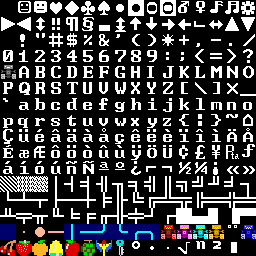
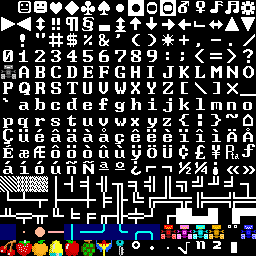
Layered file, before and after one edit (256x256). Changes by layer:
renamed "Pasted Layer" to "key", painted on it over [116, 240, 124, 256]
painted on "galaxian" over [96, 240, 104, 256]
painted on "melon" over [81, 241, 93, 256]
painted on "apple" over [65, 240, 78, 256]
painted on "bell" over [49, 240, 58, 256]
painted on "orange" over [32, 240, 48, 256]
painted on "strawberry" over [16, 241, 27, 256]
painted on "cherry" over [0, 242, 16, 256]
